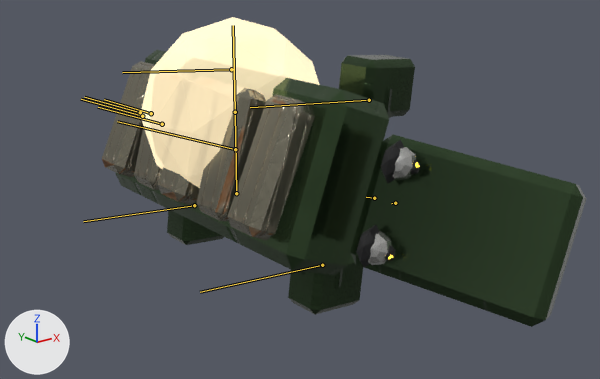
Renders of the glTF model public/creatures/sewergator.glb from each side of a commit.
Both versions are drawn from a 50 mm lens placed at (-5.41, -7.98, 3.05), pointed at (0.94, -0.05, -0.12). The axes (+X, +Y, +Z) are drawn at lower left. The lights are the same throughout. The older version comes first. Both versions are drawn at frame 11 of the action 'faint'; the numbers are the values there. The bones that bend it are drawn over the model as lines.

Names of what the first picture shows: 'sewergator_body', 'sewergator_glow0'.
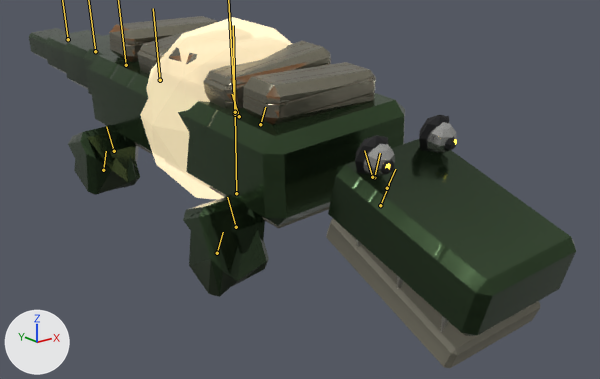
What changed in the scene script:
```text
Change bone_body:
    where bone_body = bpy.data.objects['Armature'].pose.bones['body']  # child of 'root'
    bone_body.location: (0.0, -0.57, 0.0) -> (0.0, -0.14, 0.0)
    bone_body.rotation_quaternion: (0.82, 0.0, 0.0, 0.573) -> (0.998, 0.047, -0.002, 0.049)  # degrees (0, 0, 70) -> degrees (5, -1, 6)
    bone_body.scale: (1.0, 0.92, 1.0) -> (1.0, 0.99, 1.0)
Change bone_head:
    where bone_head = bpy.data.objects['Armature'].pose.bones['head']  # child of 'body'
    bone_head.rotation_quaternion: (0.978, 0.209, 0.0, 0.0) -> (0.992, 0.129, 0.0, 0.002)  # degrees (24, 0, 0) -> degrees (15, 0, 0)
Change bone_leg_fl:
    where bone_leg_fl = bpy.data.objects['Armature'].pose.bones['leg_FL']  # child of 'body'
    bone_leg_fl.rotation_quaternion: (0.992, 0.0, 0.0, 0.126) -> (0.976, -0.215, 0.002, 0.01)  # degrees (0, 0, 14) -> degrees (-25, 0, 1)
Change bone_leg_bl:
    where bone_leg_bl = bpy.data.objects['Armature'].pose.bones['leg_BL']  # child of 'body'
    bone_leg_bl.rotation_quaternion: (0.992, 0.0, 0.0, 0.126) -> (0.976, -0.215, 0.002, 0.01)  # degrees (0, 0, 14) -> degrees (-25, 0, 1)
Change bone_leg_fr:
    where bone_leg_fr = bpy.data.objects['Armature'].pose.bones['leg_FR']  # child of 'body'
    bone_leg_fr.rotation_quaternion: (0.992, 0.0, 0.0, 0.126) -> (0.976, -0.215, -0.002, -0.01)  # degrees (0, 0, 14) -> degrees (-25, 0, -1)
Change bone_leg_br:
    where bone_leg_br = bpy.data.objects['Armature'].pose.bones['leg_BR']  # child of 'body'
    bone_leg_br.rotation_quaternion: (0.992, 0.0, 0.0, 0.126) -> (0.976, -0.215, -0.002, -0.01)  # degrees (0, 0, 14) -> degrees (-25, 0, -1)
Change bone_tail_0:
    where bone_tail_0 = bpy.data.objects['Armature'].pose.bones['tail_0']  # child of 'body'
    bone_tail_0.rotation_quaternion: (0.992, -0.126, 0.0, 0.0) -> (1.0, -0.002, 0.001, 0.0)  # degrees (-14, 0, 0) -> degrees (0, 0, 0)
Change bone_tail_1:
    where bone_tail_1 = bpy.data.objects['Armature'].pose.bones['tail_1']  # child of 'tail_0'
    bone_tail_1.rotation_quaternion: (0.992, -0.126, 0.0, 0.0) -> (1.0, -0.001, 0.0, 0.0)  # degrees (-14, 0, 0) -> degrees (0, 0, 0)
Change bone_tail_2:
    where bone_tail_2 = bpy.data.objects['Armature'].pose.bones['tail_2']  # child of 'tail_1'
    bone_tail_2.rotation_quaternion: (0.992, -0.126, 0.0, 0.0) -> (1.0, 0.0, 0.0, 0.0)  # degrees (-14, 0, 0) -> degrees (0, 0, 0)
Change bone_tail_3:
    where bone_tail_3 = bpy.data.objects['Armature'].pose.bones['tail_3']  # child of 'tail_2'
    bone_tail_3.rotation_quaternion: (0.992, -0.126, 0.0, 0.0) -> (1.0, -0.001, 0.0, 0.0)  # degrees (-14, 0, 0) -> degrees (0, 0, 0)
```

Where the change shows, as pixel boxes (x1, y1, x2, y2) in the pictures (600 x 379 px):
'sewergator_body', posed (13% wider, 20% taller): before (102, 33, 586, 327); after (29, 16, 576, 368)
'sewergator_glow0', posed (121% wider, 68% shorter): before (388, 162, 420, 259); after (385, 139, 457, 169)
bone 'head', root to tip: before (374, 198) to (366, 197); after (374, 177) to (380, 153)
bone 'leg_FL', root to tip: before (369, 100) to (250, 107); after (372, 177) to (364, 150)
bone 'leg_BL', root to tip: before (231, 69) to (122, 72); after (239, 116) to (232, 94)
bone 'leg_FR', root to tip: before (322, 265) to (200, 292); after (236, 227) to (227, 197)
bone 'leg_BR', root to tip: before (194, 205) to (83, 221); after (114, 151) to (106, 126)
bone 'tail_0', root to tip: before (162, 124) to (98, 107); after (160, 80) to (153, 8)
